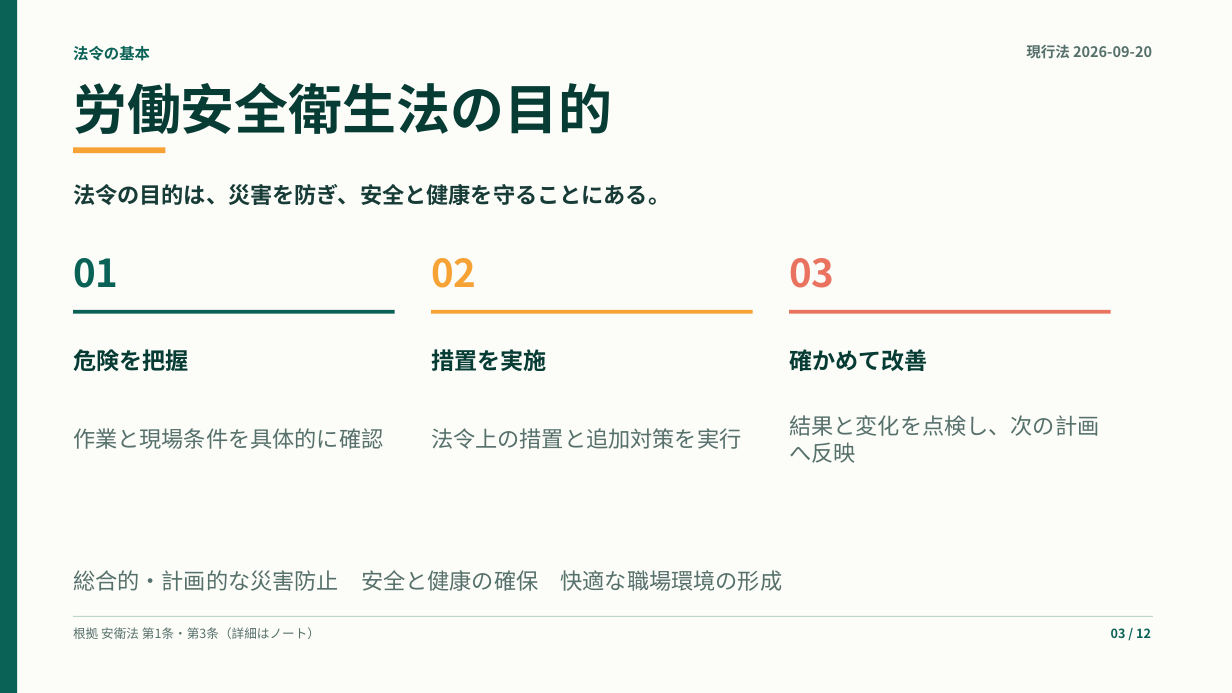
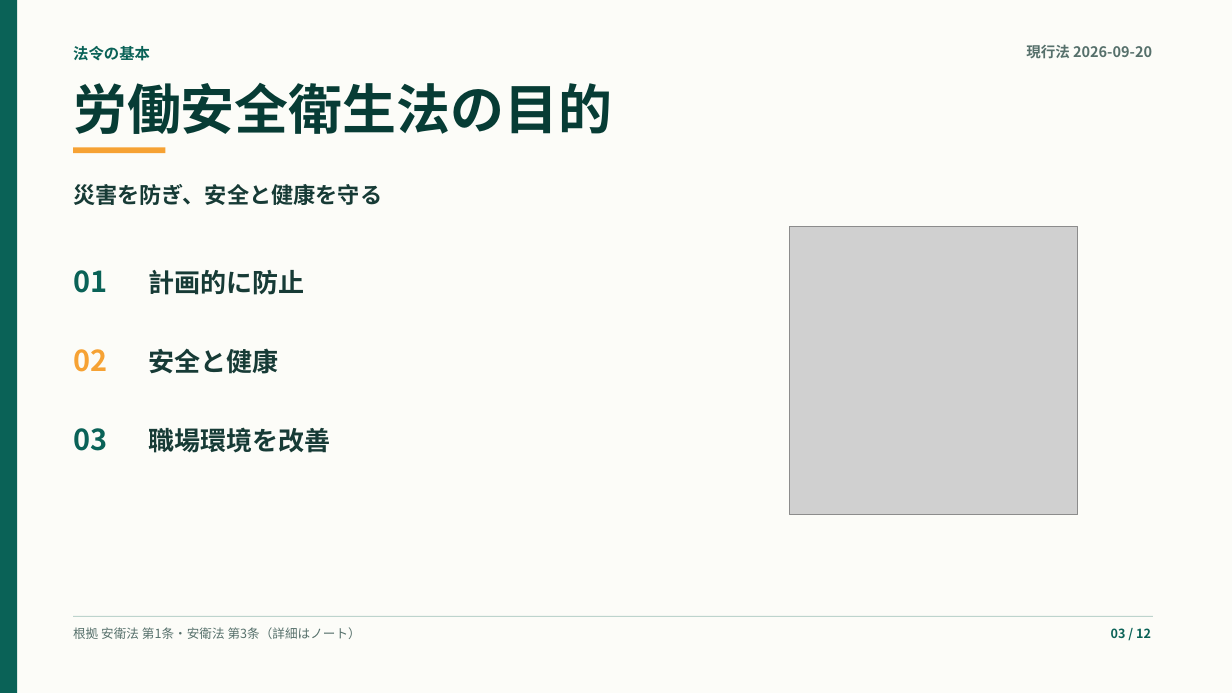
Before and after one commit to kameking-lab/safe-ai-site, a slide deck: slide 3 of web/public/training/safety-seminars/safety-management-basics-osh-law/downloads/safety-management-basics-osh-law-training.pptx. Drawn at 1232x693 pixels with LibreOffice and Linux fonts; fonts in the diff are those of the drawing; grey boxes stand for pictures. Boxes give left, top, right and bottom in pixels: in the first picture for what was removed or moved away, otherwise in the second. Text is boxed around its words. In the diff, an @@ line names an element or a change of style, - is before the commit and + after.

```diff
--- a/web/public/training/safety-seminars/safety-management-basics-osh-law/downloads/safety-management-basics-osh-law-training.pptx
+++ b/web/public/training/safety-seminars/safety-management-basics-osh-law/downloads/safety-management-basics-osh-law-training.pptx
@@ text at box(73, 184, 382, 205): text changed @@
-法令の目的は、災害を防ぎ、安全と健康を守ることにある。
+災害を防ぎ、安全と健康を守る
@@ picture added at box(789, 226, 1078, 515) @@
@@ text "01": place and size @@
-text "01" at box(73, 258, 118, 288)
+text "01" at box(73, 270, 107, 293)
@@ text "01" at box(73, 270, 107, 293): size 30 to 22.5 pt @@
@@ text added at box(148, 270, 304, 295), 20.3 pt, text #173B36, bold @@
+計画的に防止
@@ rectangle removed at box(73, 310, 395, 313) @@
@@ rectangle removed at box(432, 310, 753, 313) @@
@@ rectangle removed at box(789, 310, 1111, 313) @@
@@ text "02" at box(73, 349, 107, 372): size 30 to 22.5 pt @@
@@ text "02": place and size @@
-text "02" at box(431, 258, 476, 288)
+text "02" at box(73, 349, 107, 372)
@@ text removed at box(73, 349, 188, 371) @@
-危険を把握
@@ text at box(148, 348, 278, 374): text changed; size 17.3 to 20.3 pt; text colour #56706B to #173B36; bold on @@
-作業と現場条件を具体的に確認
+安全と健康
@@ text removed at box(431, 349, 546, 371) @@
-措置を実施
@@ text removed at box(789, 349, 928, 371) @@
-確かめて改善
@@ text "03": place and size @@
-text "03" at box(789, 258, 834, 288)
+text "03" at box(73, 428, 107, 451)
@@ text "03" at box(73, 428, 107, 451): size 30 to 22.5 pt, text colour #EA735F to #0A6257 @@
@@ text removed at box(789, 415, 1099, 463) @@
-結果と変化を点検し、次の計画へ反映
@@ text added at box(148, 427, 330, 453), 20.3 pt, text #173B36, bold @@
+職場環境を改善
@@ text removed at box(431, 428, 741, 449) @@
-法令上の措置と追加対策を実行
@@ text removed at box(73, 570, 783, 591) @@
-総合的・計画的な災害防止 安全と健康の確保 快適な職場環境の形成
@@ text at box(73, 627, 361, 639): text changed @@
-根拠 安衛法 第1条・第3条（詳細はノート）
+根拠 安衛法 第1条・安衛法 第3条（詳細はノート）
```
Also in this commit, not shown: 11 other slides changed, 14 other files.
